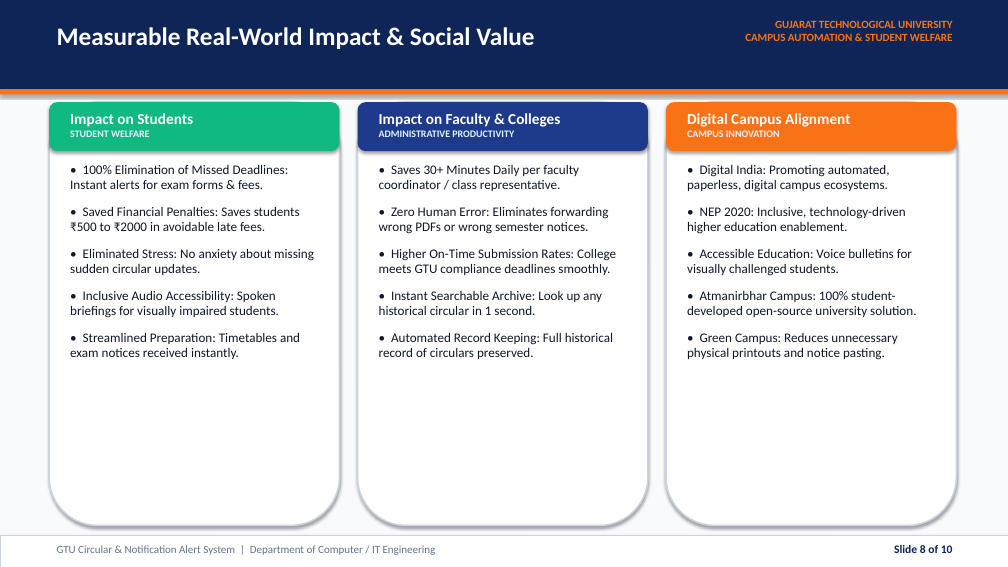
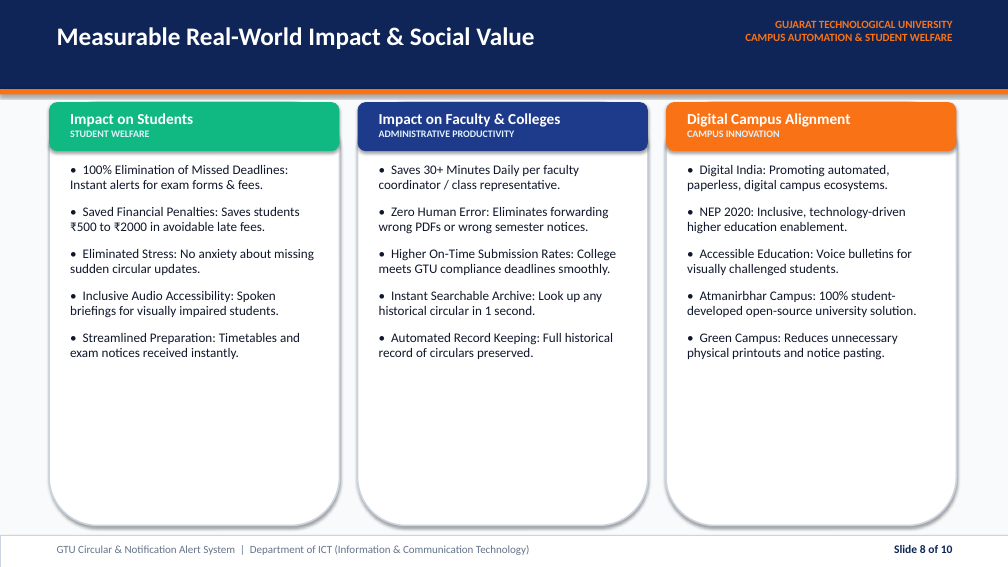
Before and after one commit to SMuhammad24/GTUAlertsystem, a slide deck: slide 8 of PPT_GTU_Alert_System_Presentation.pptx. Drawn at 1008x567 pixels with LibreOffice and Linux fonts; fonts in the diff are those of the drawing. Boxes give left, top, right and bottom in pixels: in the first picture for what was removed or moved away, otherwise in the second. Text is boxed around its words. In the diff, an @@ line names an element or a change of style, - is before the commit and + after.

Commit message:
Update department to ICT (Information & Communication Technology)

```diff
--- a/PPT_GTU_Alert_System_Presentation.pptx
+++ b/PPT_GTU_Alert_System_Presentation.pptx
@@ text at [57, 545, 529, 555]: text changed @@
-GTU Circular & Notification Alert System | Department of Computer / IT Engineering
+GTU Circular & Notification Alert System | Department of ICT (Information & Communication Technology)
```
Also in this commit, not shown: 9 other slides changed, 5 other files.
